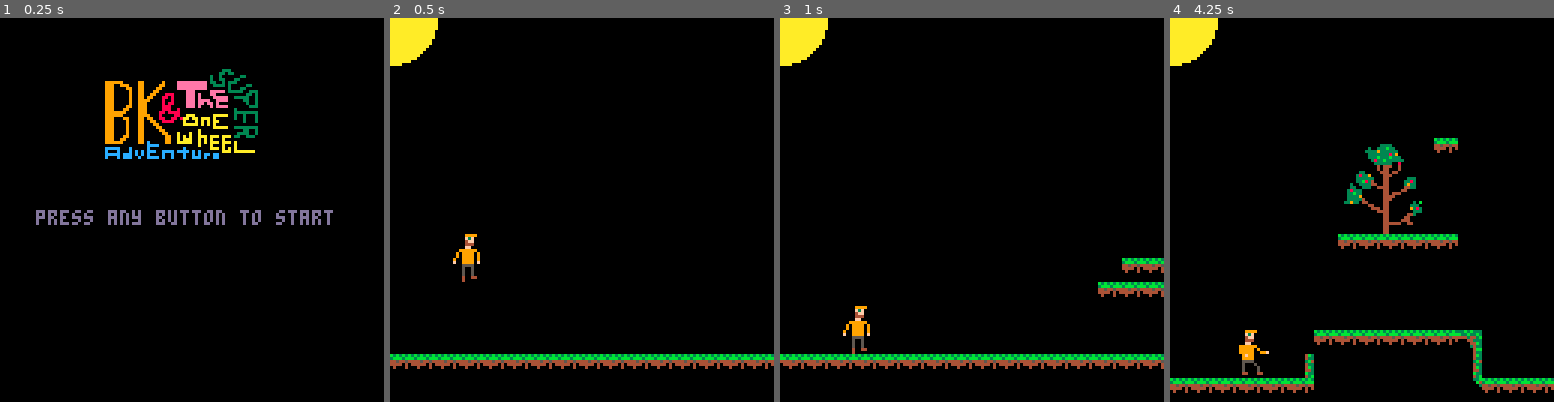
Above: before the commit, frames 1-4 (left to right).
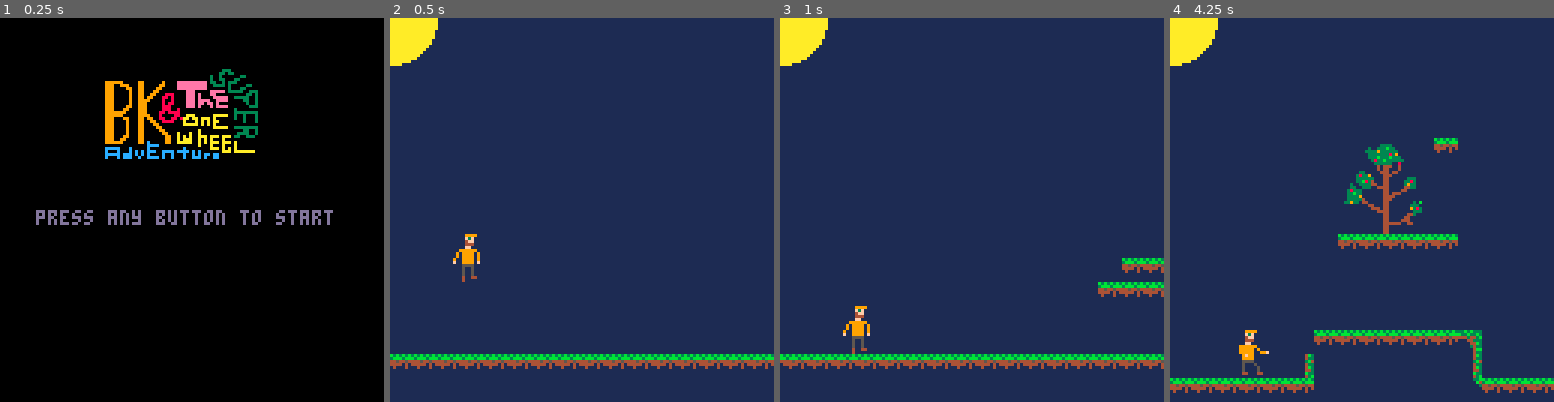
Above: after the commit, the same moments.

Repository: elennick/bksowa
Game: PICO-8 cartridge bksowa.p8
The game is run twice, just before and just after one commit, with the same random seed, the same clock (stepped at 60 frames per second) and the same inputs.
Inputs:
- Up to frame 1 (0.25 s): no input
- Up to frame 2 (0.5 s): tap X (X key) at 0.33 s
- Up to frame 3 (1 s): tap O (Z key) at 0.7 s
- Up to frame 4 (4.25 s): tap X (X key) at 1.07, 1.85, 2.97, 4.08 s; hold Right 1.6-2.1 s; tap O (Z key) every 0.4 s from 1.7 to 4.1 s; hold Up 2.15-2.42 s; hold Right 2.47-3.03 s; hold Left 3.08-3.58 s; hold Down 3.63-3.97 s; hold Right from 4.02 s (still down)

Frame 1 is identical in both runs. In frame 2, 95% of the frame differs, in the area x 0-100%, y 0-100%; in frame 3, 94%; in frame 4, 92%.

Commit message:
added background color

Diff:
--- a/bksowa.p8
+++ b/bksowa.p8
@@ -69,7 +69,8 @@
   end
 
   if screen == 10 then
-    circfill(cx,0,15,10)
+    rectfill(0,0,1050,128,1) //sky
+    circfill(cx,0,15,10) //sun
 		  map(0, 0, 0, 0, 128, 16)
 		  p.x += cvx
 		  ani(p, 2, 2, 3, 4)
